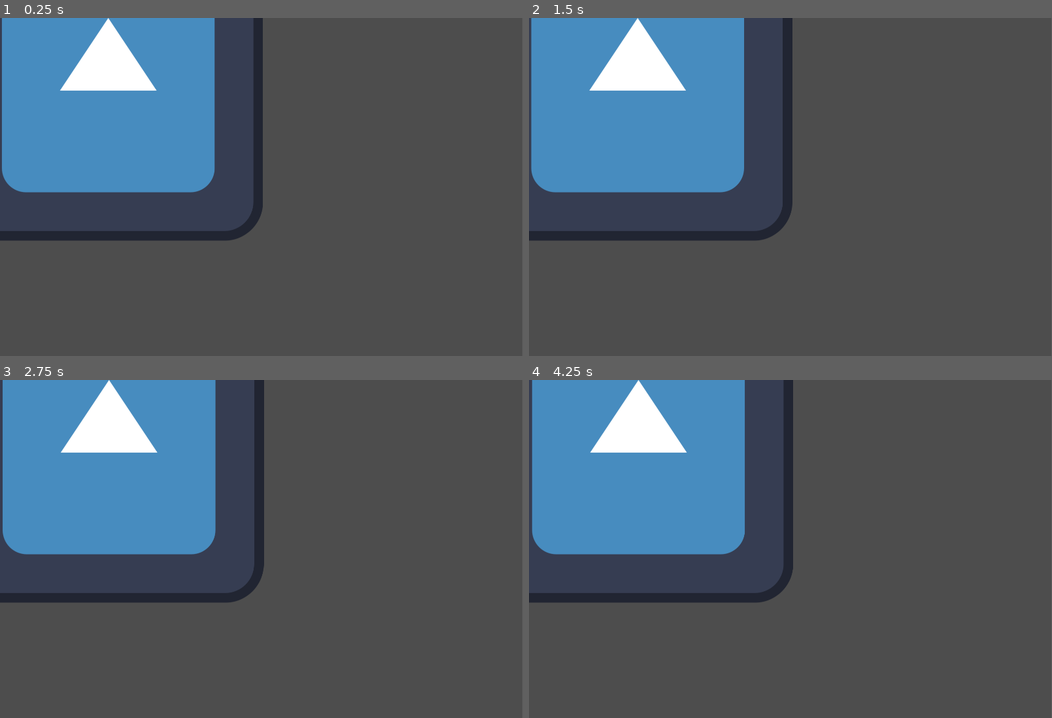
Above: before the commit, frames 1-4 (two rows, left to right).
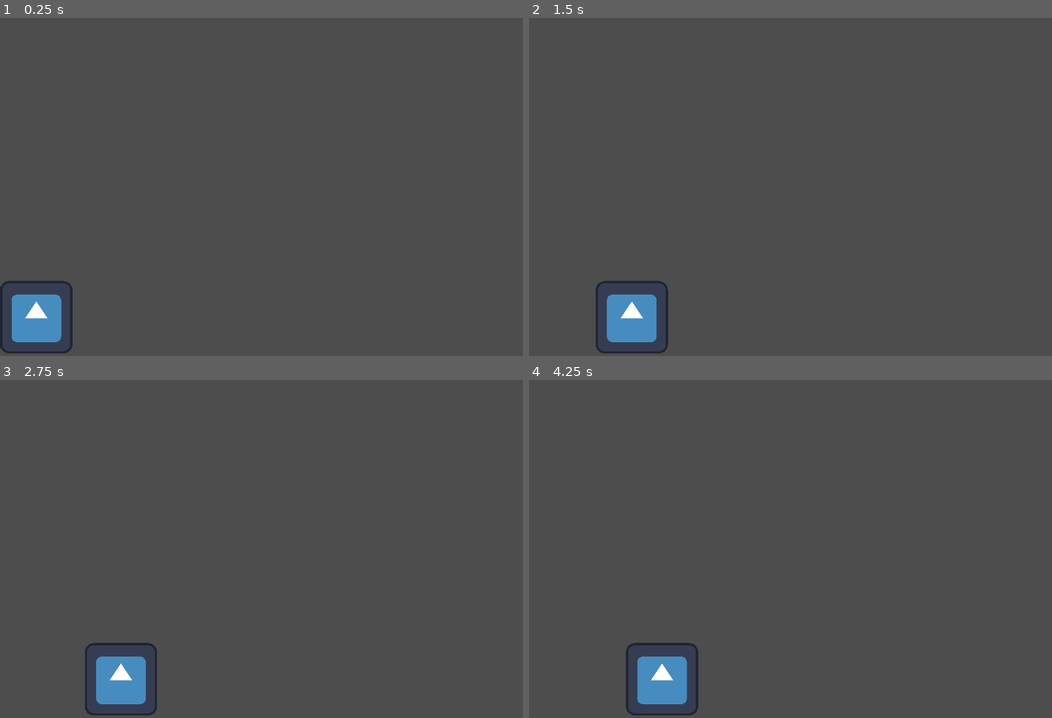
Above: after the commit, the same moments.

Repository: matjoerg/godot-test
Game: Godot game, scene res://player.tscn
The game is run twice, just before and just after one commit, with the same random seed, the same clock (stepped at 60 frames per second) and the same inputs. Before the commit the project starts from res://main_scene.tscn. The engine's default icon, where the game draws it, is replaced by a stand-in: a white triangle on a blue panel in a dark square.
Inputs:
- Up to frame 1 (0.25 s): no input
- Up to frame 2 (1.5 s): tap Enter at 0.5 s; hold Right (move_right, bound only after the commit) 0.53-1.28 s; hold Left (move_left, bound only after the commit) from 1.28 s (still down)
- Up to frame 3 (2.75 s): release Left (move_left, bound only after the commit) at 2.03 s; hold Right (move_right, bound only after the commit) from 2.03 s (still down)
- Up to frame 4 (4.25 s): release Right (move_right, bound only after the commit) at 3.53 s; hold Left (move_left, bound only after the commit) from 3.53 s (still down)
The window is 799x517 before the commit and 800x517 after it. Grey fills any space a smaller window leaves; there, only what the larger window draws over its background counts as a difference.

The runs differ from the first frame. In frame 1, 25% of the frame differs, in the area x 0-51%, y 0-100%; in frame 2, 25%; in frame 3, 25%; in frame 4, 25%.

Commit message:
Add player movement

Diff:
--- a/main_scene.gd
+++ /dev/null
@@ -1,12 +0,0 @@
-extends Area2D
-
-
-# Called when the node enters the scene tree for the first time.
-func _ready() -> void:
-	pass # Replace with function body.
-
-
-# Called every frame. 'delta' is the elapsed time since the previous frame.
-func _process(delta: float) -> void:
-	if position.x < 1000:
-		position.x += 1*delta
--- a/main_scene.tscn
+++ /dev/null
@@ -1,19 +0,0 @@
-[gd_scene load_steps=4 format=3 uid="uid://b0mpb0q4ucp5"]
-
-[ext_resource type="Script" path="res://main_scene.gd" id="1_kdr3h"]
-[ext_resource type="Texture2D" uid="uid://docodeh8b4twn" path="res://Godot_icon.svg" id="2_o84pp"]
-
-[sub_resource type="RectangleShape2D" id="RectangleShape2D_cguh3"]
-size = Vector2(594, 377)
-
-[node name="Player" type="Area2D"]
-script = ExtResource("1_kdr3h")
-metadata/_edit_group_ = true
-
-[node name="CollisionShape2D" type="CollisionShape2D" parent="."]
-position = Vector2(355, 255)
-shape = SubResource("RectangleShape2D_cguh3")
-
-[node name="GodotIcon" type="Sprite2D" parent="."]
-position = Vector2(358, 224)
-texture = ExtResource("2_o84pp")
--- /dev/null
+++ b/player.gd
@@ -0,0 +1,22 @@
+extends Area2D
+
+@export var speed = 400
+var screen_size
+
+# Called when the node enters the scene tree for the first time.
+func _ready() -> void:
+	screen_size = get_viewport_rect().size
+	pass # Replace with function body.
+
+# Called every frame. 'delta' is the elapsed time since the previous frame.
+func _process(delta):
+	var velocity = Vector2.ZERO
+	if Input.is_action_pressed("move_right"):
+		velocity.x += 1
+	if Input.is_action_pressed("move_left"):
+		velocity.x -= 1
+	velocity = velocity.normalized() * speed
+	position += velocity * delta
+
+	# Manual screen boundary check
+	position.x = clamp(position.x, 0, screen_size.x)
--- /dev/null
+++ b/player.tscn
@@ -0,0 +1,20 @@
+[gd_scene load_steps=4 format=3 uid="uid://b0mpb0q4ucp5"]
+
+[ext_resource type="Script" path="res://player.gd" id="1_yuftg"]
+[ext_resource type="Texture2D" uid="uid://docodeh8b4twn" path="res://Godot_icon.svg" id="2_1d2a0"]
+
+[sub_resource type="RectangleShape2D" id="RectangleShape2D_cwdih"]
+size = Vector2(192, 190)
+
+[node name="Player" type="Area2D"]
+position = Vector2(118, 989)
+script = ExtResource("1_yuftg")
+metadata/_edit_group_ = true
+
+[node name="GodotIcon" type="Sprite2D" parent="."]
+scale = Vector2(0.233398, 0.233398)
+texture = ExtResource("2_1d2a0")
+
+[node name="CollisionShape2D" type="CollisionShape2D" parent="."]
+position = Vector2(0, 6)
+shape = SubResource("RectangleShape2D_cwdih")
--- a/project.godot
+++ b/project.godot
@@ -11,7 +11,7 @@
 [application]
 
 config/name="Godot Test Project"
-run/main_scene="res://main_scene.tscn"
+run/main_scene="res://player.tscn"
 config/features=PackedStringArray("4.3", "Forward Plus")
 config/icon="res://icon.svg"
 
@@ -19,7 +19,21 @@
 
 window/size/viewport_width=1728
 window/size/viewport_height=1117
+window/stretch/mode="canvas_items"
 
 [dotnet]
 
 project/assembly_name="Godot Test Project"
+
+[input]
+
+move_right={
+"deadzone": 0.5,
+"events": [Object(InputEventKey,"resource_local_to_scene":false,"resource_name":"","device":-1,"window_id":0,"alt_pressed":false,"shift_pressed":false,"ctrl_pressed":false,"meta_pressed":false,"pressed":false,"keycode":0,"physical_keycode":4194321,"key_label":0,"unicode":0,"location":0,"echo":false,"script":null)
+]
+}
+move_left={
+"deadzone": 0.5,
+"events": [Object(InputEventKey,"resource_local_to_scene":false,"resource_name":"","device":-1,"window_id":0,"alt_pressed":false,"shift_pressed":false,"ctrl_pressed":false,"meta_pressed":false,"pressed":false,"keycode":0,"physical_keycode":4194319,"key_label":0,"unicode":0,"location":0,"echo":false,"script":null)
+]
+}
